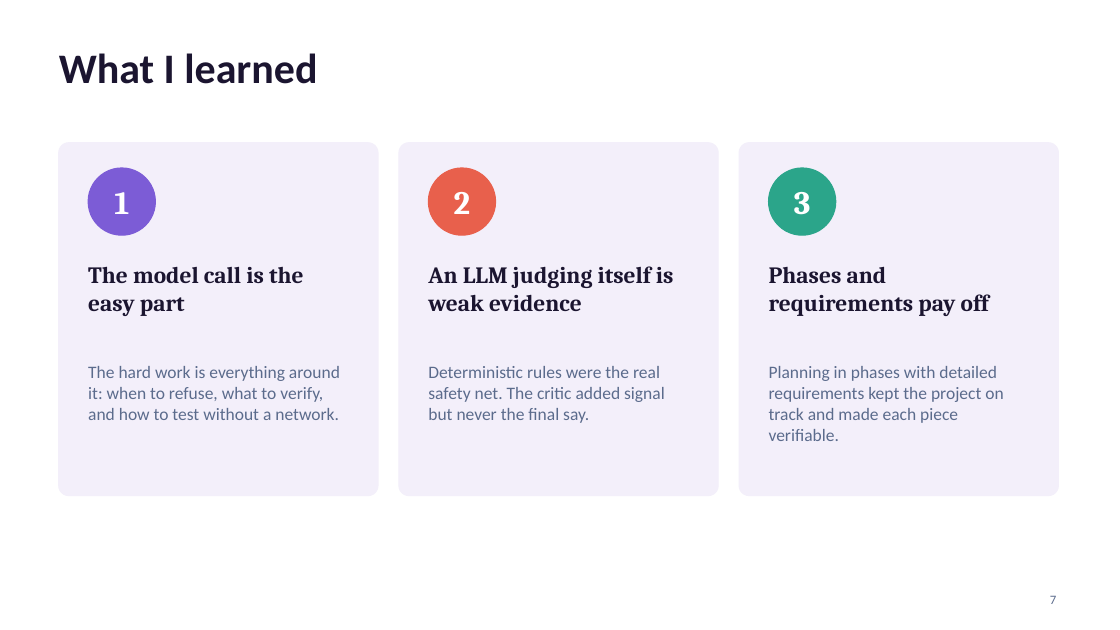
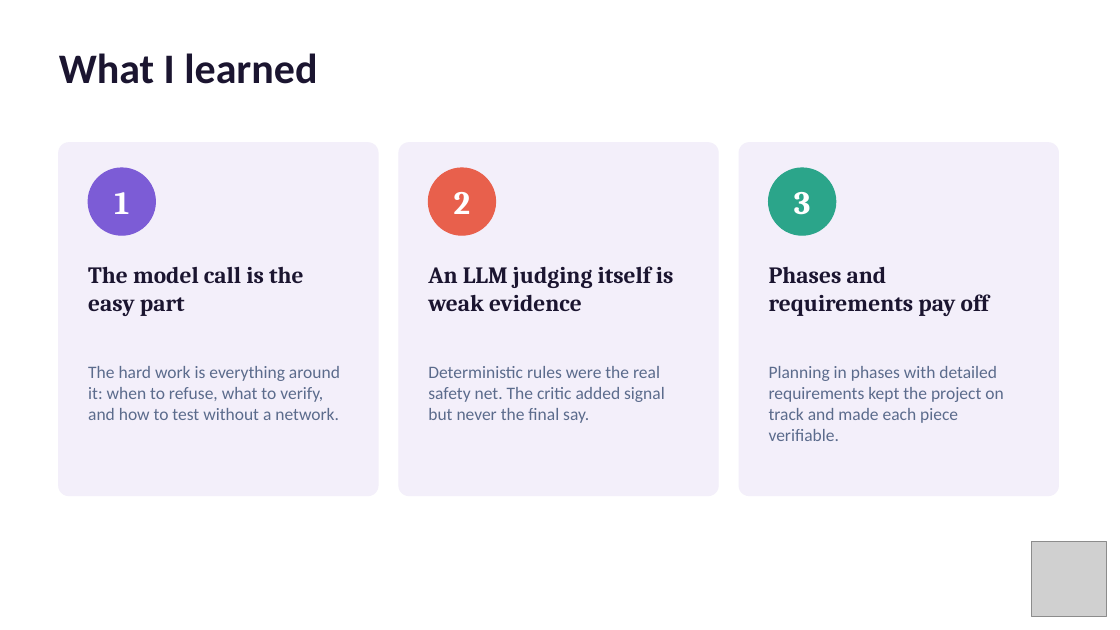
Before and after one commit to darrendbutler/applied-ai-system-project, a slide deck: slide 7 of assets/presentation.pptx. Drawn at 1120x630 pixels with LibreOffice and Linux fonts; fonts in the diff are those of the drawing; grey boxes stand for pictures. Boxes give left, top, right and bottom in pixels: in the first picture for what was removed or moved away, otherwise in the second. Text is boxed around its words. In the diff, an @@ line names an element or a change of style, - is before the commit and + after.

```diff
--- a/assets/presentation.pptx
+++ b/assets/presentation.pptx
@@ picture added at (x1=1032, y1=541, x2=1107, y2=616) @@
@@ page number removed at (x1=1050, y1=596, x2=1056, y2=604) @@
-7
```
Also in this commit, not shown: 7 other slides changed, 1 other file.
